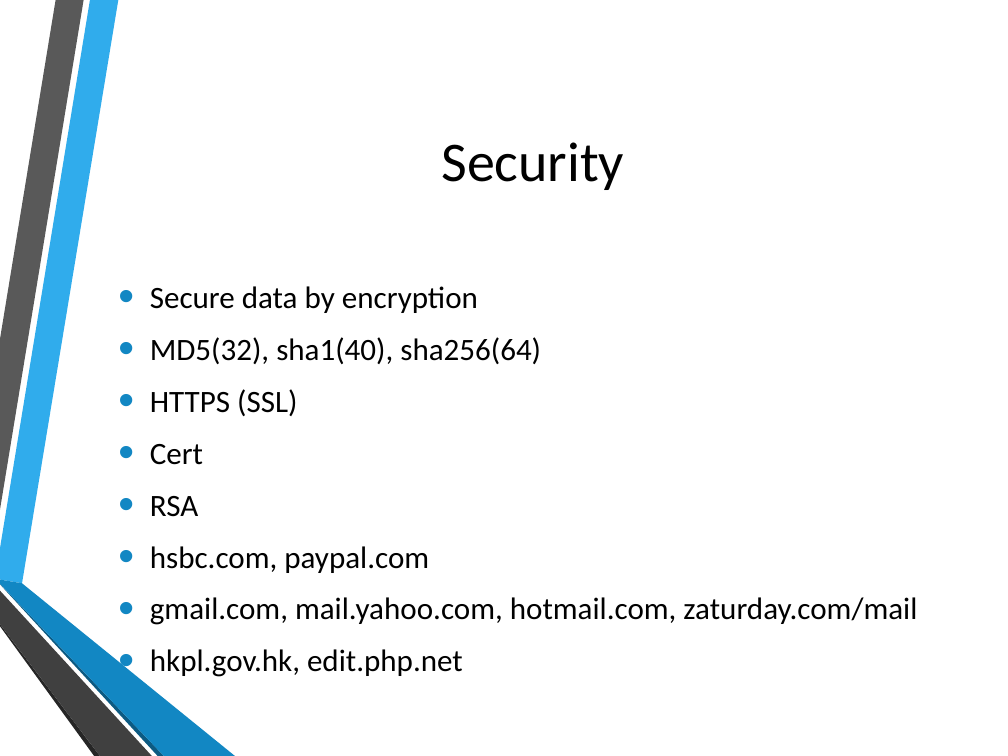
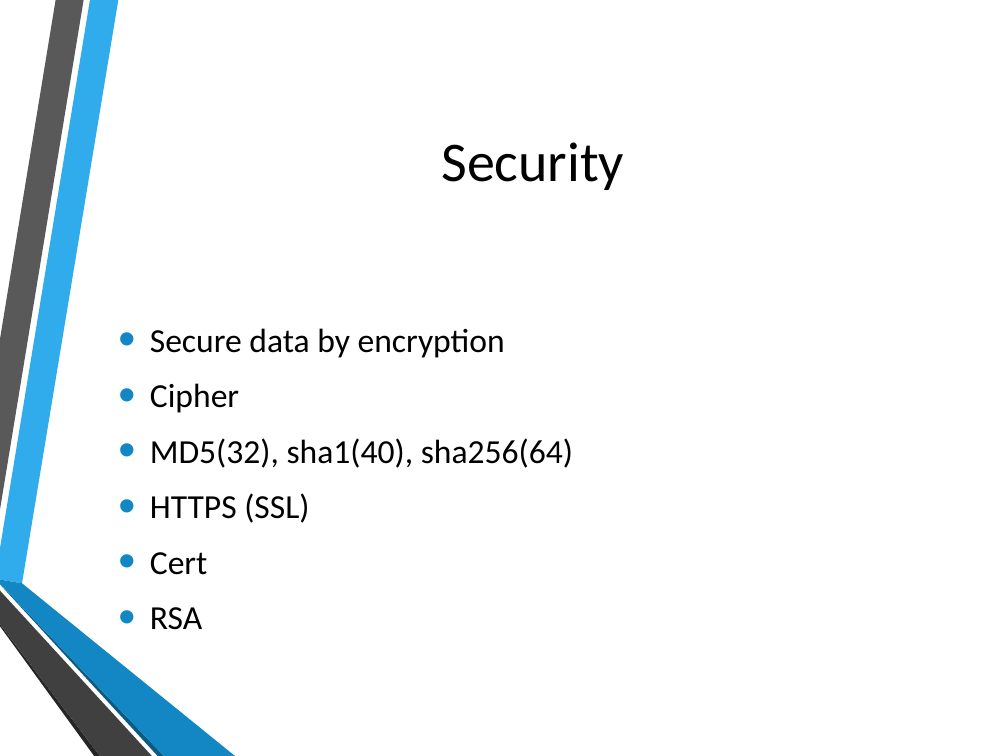
Before and after one commit to hatted/fevaworks-php, a slide deck: slide 5 of php-fw4/lesson4.pptx. Drawn at 1008x756 pixels with LibreOffice and Linux fonts; fonts in the diff are those of the drawing; background and template pictures are left out. Boxes give left, top, right and bottom in pixels: in the first picture for what was removed or moved away, otherwise in the second. Text is boxed around its words. In the diff, an @@ line names an element or a change of style, - is before the commit and + after.

```diff
--- a/php-fw4/lesson4.pptx
+++ b/php-fw4/lesson4.pptx
@@ text at (x1=150, y1=328, x2=573, y2=630): size 22.2 to 24 pt @@
@@ text at (x1=150, y1=383, x2=239, y2=413): paragraph added @@
+• Cipher
@@ text at (x1=150, y1=546, x2=917, y2=677): paragraphs removed @@
-• hsbc.com, paypal.com
-• gmail.com, mail.yahoo.com, hotmail.com, zaturday.com/mail
-• hkpl.gov.hk, edit.php.net
```
Also in this commit, not shown: 6 other slides changed, 1 slide added, 1 slide removed, 18 other files.
